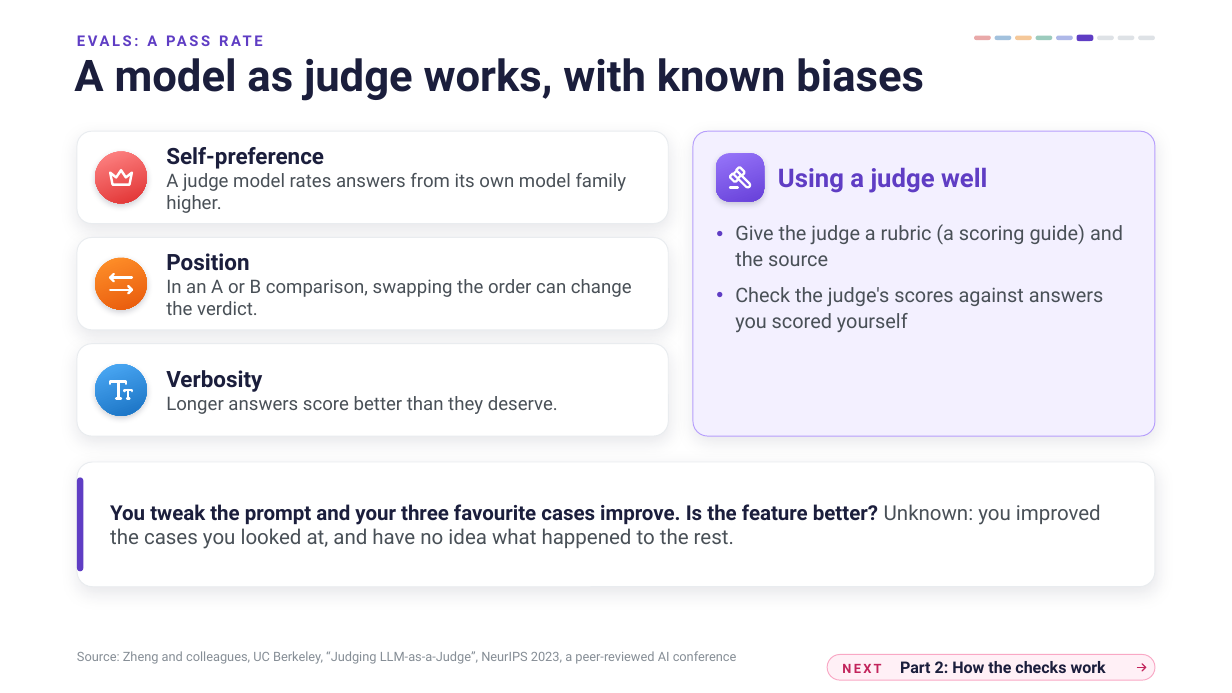
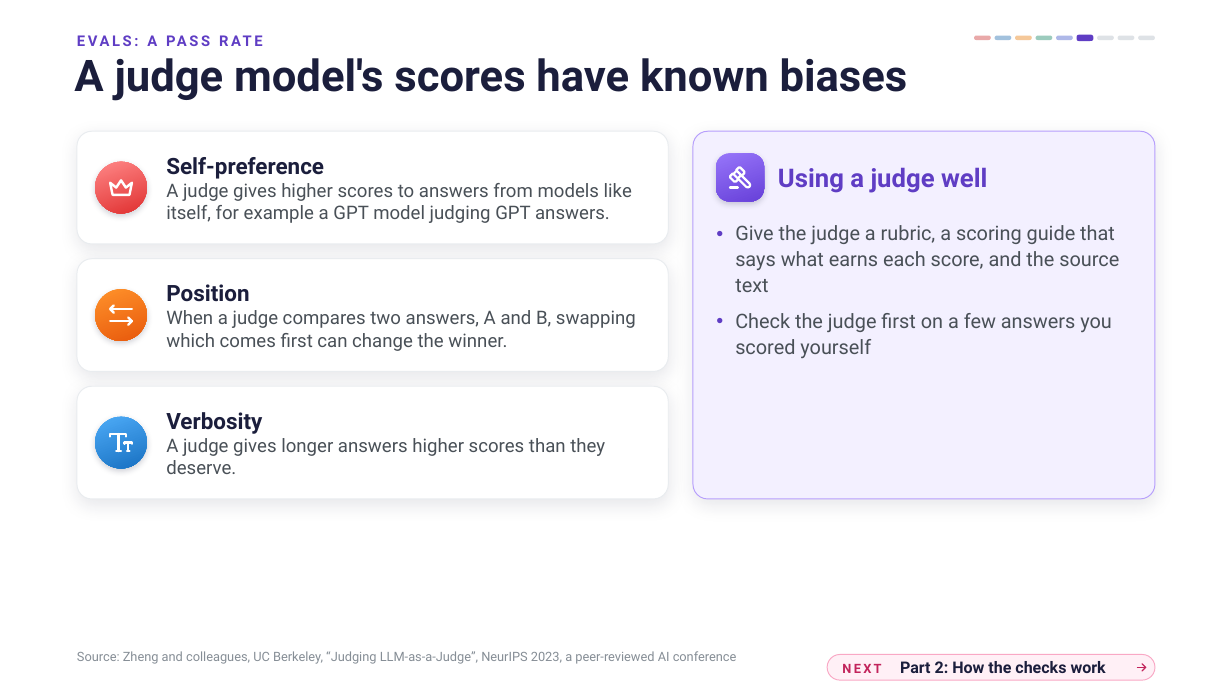
Before and after one commit to adamdurand49/Lab3, a slide deck: slide 24 of lectures-and-labs/week10/cicd-lecture.pptx (slide 20 before the commit). Drawn at 1232x693 pixels with LibreOffice and Linux fonts; fonts in the diff are those of the drawing; background and template pictures are left out. Boxes give left, top, right and bottom in pixels: in the first picture for what was removed or moved away, otherwise in the second. Text is boxed around its words. In the diff, an @@ line names an element or a change of style, - is before the commit and + after.

```diff
--- a/lectures-and-labs/week10/cicd-lecture.pptx
+++ b/lectures-and-labs/week10/cicd-lecture.pptx
@@ title at (74,58,908,101): text changed @@
-A model as judge works, with known biases
+A judge model's scores have known biases
@@ rounded rectangle: place and size @@
-rounded rectangle at (77,131,668,224)
+rounded rectangle at (77,131,668,244)
@@ rounded rectangle: place and size @@
-rounded rectangle at (693,131,1155,436)
+rounded rectangle at (693,131,1155,499)
@@ ellipse: place and size @@
-ellipse at (95,152,147,203)
+ellipse at (95,162,147,213)
@@ freeform shape: place and size @@
-freeform shape at (106,163,135,191)
+freeform shape at (106,173,135,201)
@@ text at (166,183,632,223): text changed @@
-A judge model rates answers from its own model family higher.
+A judge gives higher scores to answers from models like itself, for example a GPT model judging GPT answers.
@@ text at (735,225,1119,358): text changed @@
-● Give the judge a rubric (a scoring guide) and the source
-● Check the judge's scores against answers you scored yourself
+● Give the judge a rubric, a scoring guide that says what earns each score, and the source text
+● Check the judge first on a few answers you scored yourself
@@ rounded rectangle: place and size @@
-rounded rectangle at (77,238,668,330)
+rounded rectangle at (77,259,668,372)
@@ text "Position": place and size @@
-text "Position" at (166,253,632,315)
+text "Position" at (166,284,636,351)
@@ ellipse: place and size @@
-ellipse at (95,258,147,310)
+ellipse at (95,289,147,341)
@@ freeform shape: place and size @@
-freeform shape at (106,269,135,298)
+freeform shape at (106,300,135,329)
@@ text at (166,310,636,351): text changed @@
-In an A or B comparison, swapping the order can change the verdict.
+When a judge compares two answers, A and B, swapping which comes first can change the winner.
@@ proportions changed in 4 elements at (77,131,668,244), (77,259,668,372), (693,131,1155,499), (77,386,668,499) @@
@@ rounded rectangle: place and size @@
-rounded rectangle at (77,344,668,436)
+rounded rectangle at (77,386,668,499)
@@ ellipse: place and size @@
-ellipse at (95,364,147,416)
+ellipse at (95,417,147,469)
@@ text "Verbosity": place and size @@
-text "Verbosity" at (166,370,558,414)
+text "Verbosity" at (166,412,605,474)
@@ freeform shape: place and size @@
-freeform shape at (106,375,135,404)
+freeform shape at (106,428,135,457)
@@ text at (166,438,605,474): text changed @@
-Longer answers score better than they deserve.
+A judge gives longer answers higher scores than they deserve.
@@ rounded rectangle removed at (77,462,1155,587) @@
@@ rounded rectangle removed at (77,478,83,572) @@
@@ text removed at (110,504,1101,549) @@
-You tweak the prompt and your three favourite cases improve. Is the feature better? Unknown: you improved the cases you looked at, and have no idea what happened to the rest.
```
Also in this commit, not shown: 8 other slides changed, 7 slides added, 3 slides removed, 6 other files.
